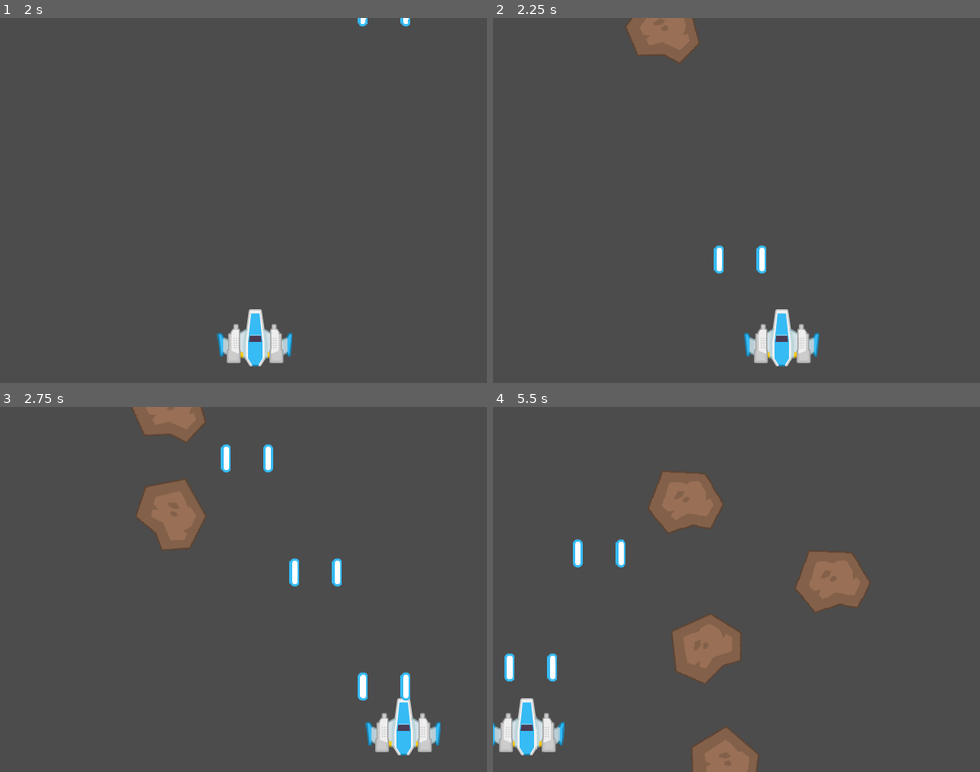
Above: before the commit, frames 1-4 (two rows, left to right).
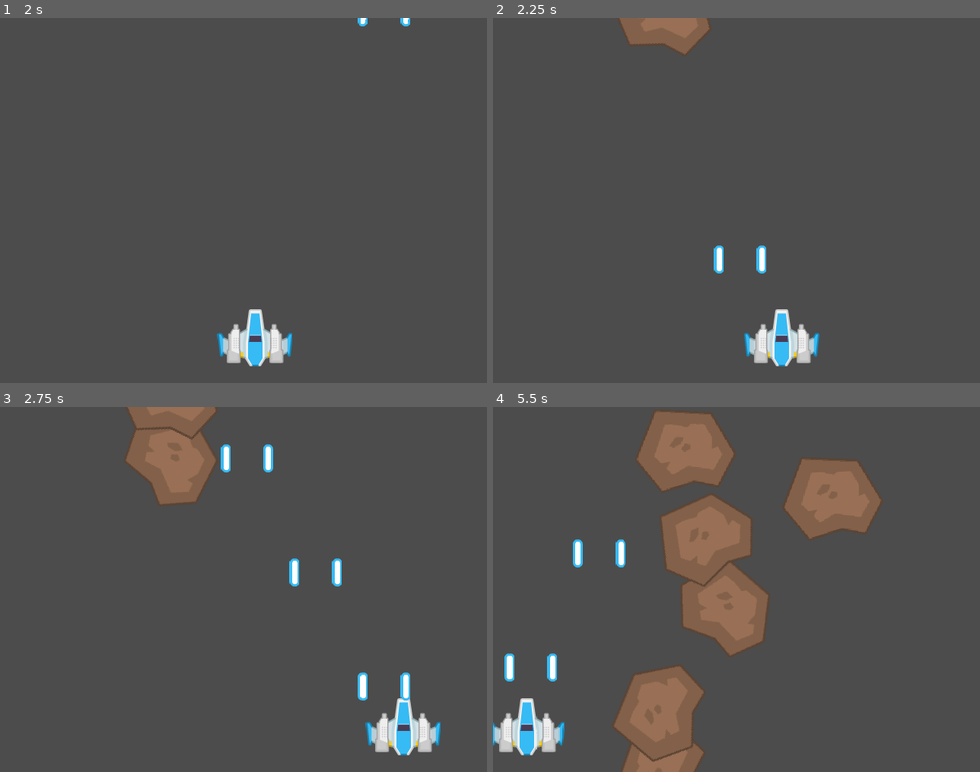
Above: after the commit, the same moments.

Repository: h3rd7/MySpaceShooter
Game: Godot game, scene res://scenes/main.tscn
Two runs of this game, one before a commit and one after it. Both use one fixed random seed, a clock stepped at 60 frames per second and the inputs below.
Inputs:
- Up to frame 1 (2 s): tap Enter at 0.5 s; hold Right (right_) 0.53-1.28 s; hold Up (shot_) 0.53-1.28 s; hold Left (left_) from 1.28 s (still down); tap Up (shot_) at 1.35 s
- Up to frame 2 (2.25 s): release Left (left_) at 2.03 s; hold Right (right_) from 2.03 s (still down); hold Up (shot_) from 2.03 s (still down)
- Up to frame 3 (2.75 s): keep holding Right (right_); keep holding Up (shot_)
- Up to frame 4 (5.5 s): release Up (shot_) at 2.78 s; tap Up (shot_) at 2.85, 4.35 s; release Right (right_) at 3.53 s; hold Up (shot_) 3.53-4.28 s; hold Left (left_) from 3.53 s (still down); hold Up (shot_) from 5.03 s (still down)

Frame 1 is identical in both runs. In frame 2, 0.5% of the frame differs, in the area x 25-45%, y 0-13%; in frame 3, 3.8%; in frame 4, 20%, in the area x 24-80%, y 1-100%.

Commit message:
meteor animation being destroyed

Diff:
--- a/scenes/meteor.tscn
+++ b/scenes/meteor.tscn
@@ -1,10 +1,51 @@
-[gd_scene load_steps=5 format=2]
+[gd_scene load_steps=6 format=2]
 
 [ext_resource path="res://scripts/meteor.gd" type="Script" id=1]
 [ext_resource path="res://sprites/Meteors/meteorBrown_big1.png" type="Texture" id=2]
 
 [sub_resource type="Animation" id=1]
-resource_name = "hit"
+resource_name = "destroy"
+length = 0.6
+tracks/0/type = "value"
+tracks/0/path = NodePath("sprite:scale")
+tracks/0/interp = 1
+tracks/0/loop_wrap = true
+tracks/0/imported = false
+tracks/0/enabled = true
+tracks/0/keys = {
+"times": PoolRealArray( 0.00606653, 0.6 ),
+"transitions": PoolRealArray( 1, 1 ),
+"update": 0,
+"values": [ Vector2( 1, 1 ), Vector2( 3, 3 ) ]
+}
+tracks/1/type = "value"
+tracks/1/path = NodePath("sprite:modulate")
+tracks/1/interp = 1
+tracks/1/loop_wrap = true
+tracks/1/imported = false
+tracks/1/enabled = true
+tracks/1/keys = {
+"times": PoolRealArray( 0.0166305, 0.6 ),
+"transitions": PoolRealArray( 1, 1 ),
+"update": 0,
+"values": [ Color( 1, 1, 1, 1 ), Color( 1, 1, 1, 0 ) ]
+}
+tracks/2/type = "method"
+tracks/2/path = NodePath(".")
+tracks/2/interp = 1
+tracks/2/loop_wrap = true
+tracks/2/imported = false
+tracks/2/enabled = true
+tracks/2/keys = {
+"times": PoolRealArray( 0.6 ),
+"transitions": PoolRealArray( 1 ),
+"values": [ {
+"args": [  ],
+"method": "queue_free"
+} ]
+}
+
+[sub_resource type="Animation" id=2]
 length = 0.3
 tracks/0/type = "value"
 tracks/0/path = NodePath("sprite:modulate")
@@ -19,8 +60,7 @@
 "values": [ Color( 1, 0, 0, 1 ), Color( 1, 1, 1, 1 ) ]
 }
 
-[sub_resource type="Animation" id=2]
-resource_name = "idle"
+[sub_resource type="Animation" id=3]
 tracks/0/type = "value"
 tracks/0/path = NodePath("sprite:modulate")
 tracks/0/interp = 1
@@ -38,6 +78,8 @@
 script = ExtResource( 1 )
 
 [node name="sprite" type="Sprite" parent="."]
+modulate = Color( 1, 1, 1, 0.85709 )
+scale = Vector2( 1.31631, 1.31631 )
 texture = ExtResource( 2 )
 
 [node name="shape" type="CollisionPolygon2D" parent="."]
@@ -46,5 +88,6 @@
 
 [node name="anim" type="AnimationPlayer" parent="."]
 autoplay = "idle"
-anims/hit = SubResource( 1 )
-anims/idle = SubResource( 2 )
+anims/destroy = SubResource( 1 )
+anims/hit = SubResource( 2 )
+anims/idle = SubResource( 3 )
--- a/scripts/meteor.gd
+++ b/scripts/meteor.gd
@@ -1,6 +1,6 @@
 extends Area2D
 
-var vel = 250
+var vel = 150
 var rot = 0 # rotation
 var life = 4
 
@@ -18,4 +18,5 @@
 	get_node("anim").play("hit")
 	life -= value
 	if life <= 0:
-		queue_free()
+		remove_from_group(game.GROUP_ENEMY)
+		get_node("anim").play("destroy")
